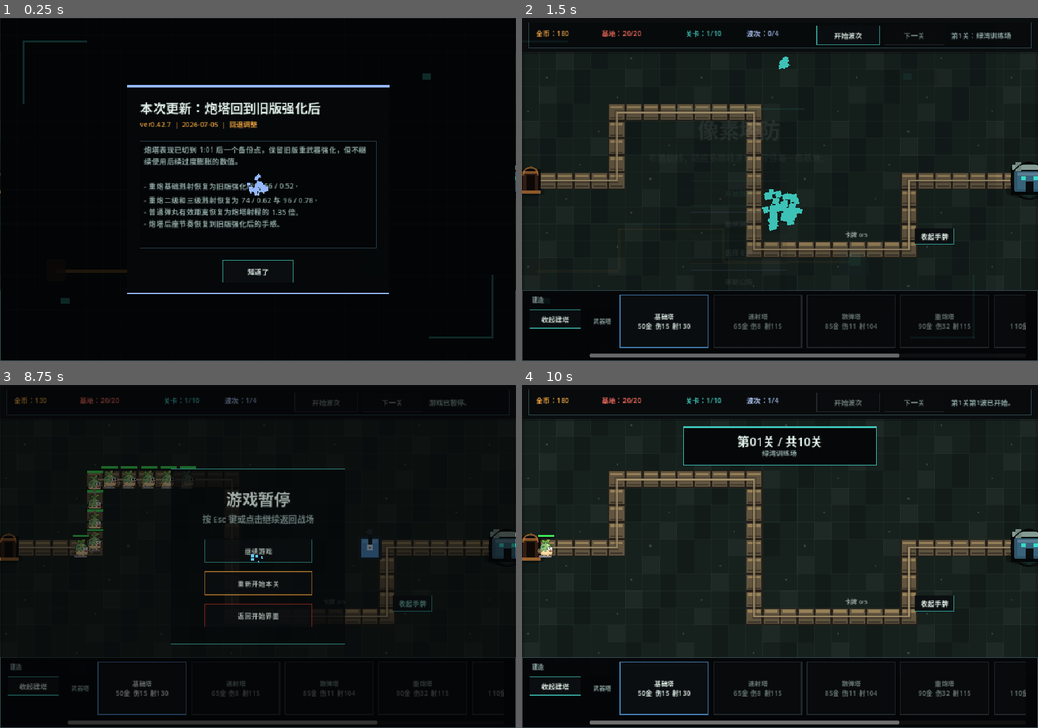
Above: before the commit, frames 1-4 (two rows, left to right).
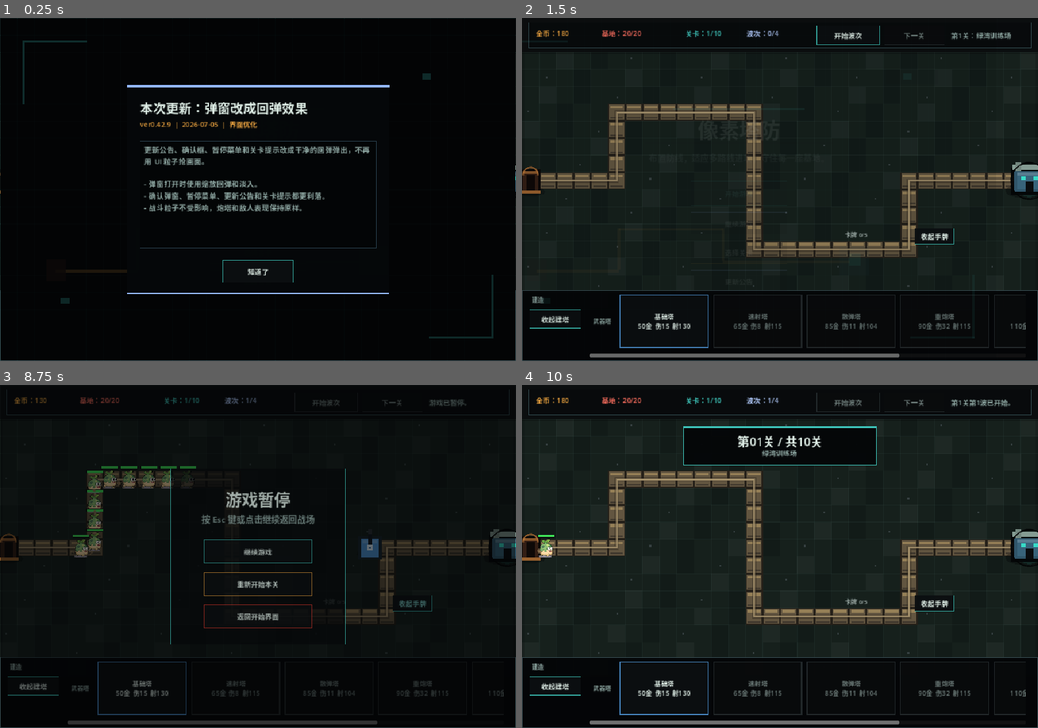
Above: after the commit, the same moments.

Repository: HiKokoro/Pixel-Tower-Defense
Game: Godot game, scene res://scenes/Main.tscn
Two runs of this game, one before a commit and one after it. Both use one fixed random seed, a clock stepped at 60 frames per second and the inputs below.
Inputs (mouse positions are in pixels of both pictures, inside the frame that each line leads up to):
- Up to frame 1 (0.25 s): no input
- Up to frame 2 (1.5 s): click "更新公告" at 0.5 s; click "开始游戏" at 1.25 s
- Up to frame 3 (8.75 s): click "开始波次" at 2 s; click "收起建塔" at 2.75 s; click "展开建塔" at 3.5 s; click "基础塔 50金 伤15 射130" at 4.25 s; tap Enter at 5 s; move the mouse to (371, 539) at 5.02 s; hold D 5.03-5.75 s; tap Tab at 5.1, 6.6, 8.1 s; click (371, 539) at 5.17 s; drag from (154, 573) to (232, 625) at 5.77 s; move the mouse to (309, 481) at 6.52 s; hold D 6.53-7.25 s; drag from (232, 625) to (103, 505) at 7.27 s; move the mouse to (412, 607) at 8.02 s; hold A from 8.03 s (still down); tap Escape at 8.65 s
- Up to frame 4 (10 s): release A at 8.75 s; click "重新开始本关" at 8.75 s; click "开始波次" at 9.5 s

The runs differ from the first frame. In frame 1, 3.9% of the frame differs, in the area x 27-72%, y 24-62%; in frame 2, 0.5%; in frame 3, 1.4%; in frame 4, nothing differs.

Commit message:
Replace UI popup particles with bounce animations

Diff:
--- a/scripts/GameUI.gd
+++ b/scripts/GameUI.gd
@@ -1,7 +1,5 @@
 extends CanvasLayer
 class_name GameUI
-
-const ParticleBurst := preload("res://scripts/ParticleBurst.gd")
 
 const TOWER_PANEL_OPEN_POSITION := Vector2(694.0, 78.0)
 const TOWER_PANEL_CLOSED_POSITION := Vector2(714.0, 78.0)
@@ -186,11 +184,13 @@
 var level_select_button: Button
 var update_announcement_button: Button
 var confirm_dialog_panel: Panel
+var confirm_dialog_card: Panel
 var confirm_dialog_title_label: Label
 var confirm_dialog_message_label: Label
 var confirm_dialog_confirm_button: Button
 var confirm_dialog_cancel_button: Button
 var update_announcement_popup: Panel
+var update_announcement_popup_card: Panel
 var update_announcement_popup_title_label: Label
 var update_announcement_popup_meta_label: Label
 var update_announcement_popup_body: RichTextLabel
@@ -213,6 +213,7 @@
 var end_restart_button: Button
 var end_main_menu_button: Button
 var pause_overlay: Panel
+var pause_menu_panel: Panel
 var pause_hint_label: Label
 var pause_resume_button: Button
 var pause_restart_button: Button
@@ -1100,7 +1101,6 @@
 	end_title_label.scale = Vector2.ONE * 0.82
 	_end_animation_time = 0.0
 	_end_animation_active = true
-	_spawn_ui_particles(Vector2(480.0, 300.0), title_color, 86, 150.0, _get_end_overlay_particle_name(title_color))
 
 
 func hide_end_overlay() -> void:
@@ -1118,7 +1118,7 @@
 	level_banner_panel.visible = true
 	level_banner_panel.position = Vector2(300.0, -70.0)
 	level_banner_panel.modulate.a = 0.0
-	_spawn_ui_particles(Vector2(480.0, 86.0), ACCENT, 24, 48.0, "LevelIntroParticles")
+	_play_popup_bounce(level_banner_panel, 0.86, 0.24)
 
 	_level_banner_tween = create_tween()
 	if delay > 0.0:
@@ -1150,7 +1150,7 @@
 	level_clear_panel.visible = true
 	level_clear_panel.position = Vector2(304.0, -142.0)
 	level_clear_panel.modulate.a = 0.0
-	_spawn_ui_particles(Vector2(480.0, 112.0), Color(0.42, 1.0, 0.62), 42, 72.0, "LevelClearParticles")
+	_play_popup_bounce(level_clear_panel, 0.84, 0.24)
 
 	_level_clear_tween = create_tween()
 	_level_clear_tween.tween_property(level_clear_panel, "position", Vector2(304.0, 92.0), 0.28).set_trans(Tween.TRANS_BACK).set_ease(Tween.EASE_OUT)
@@ -1193,7 +1193,7 @@
 		console_panel.modulate.a = 0.0 if animated else 1.0
 		console_input.grab_focus()
 		if animated:
-			_spawn_ui_particles(Vector2(480.0, 480.0), ACCENT, 18, 42.0, "ConsolePanelParticles")
+			_play_popup_bounce(console_panel, 0.96, 0.14)
 	else:
 		console_input.release_focus()
 
@@ -1223,11 +1223,20 @@
 	console_output.append_text(text + "\n")
 
 
+func _play_popup_bounce(target: Control, start_scale: float = 0.86, duration: float = 0.22) -> void:
+	if target == null:
+		return
+	target.pivot_offset = target.size * 0.5
+	target.scale = Vector2.ONE * start_scale
+	var tween := create_tween()
+	tween.set_pause_mode(Tween.TWEEN_PAUSE_PROCESS)
+	tween.tween_property(target, "scale", Vector2.ONE, duration).set_trans(Tween.TRANS_BACK).set_ease(Tween.EASE_OUT)
+
+
 func _spawn_ui_particles(screen_position: Vector2, color: Color, amount: int, radius: float, effect_name: String) -> void:
 	if ui_root == null:
 		return
 	_apply_ui_particle_profile(effect_name, amount, radius, color)
-	ParticleBurst.spawn(ui_root, screen_position, _ui_particle_config)
 
 
 func _get_end_overlay_particle_name(title_color: Color) -> String:
@@ -2227,12 +2236,12 @@
 		str(announcement.get("kind", "")),
 	]
 	update_announcement_popup_body.text = _format_update_announcement_body(announcement)
-	_show_update_panel(update_announcement_popup, Color(0.58, 0.72, 1.0), "UpdatePopupParticles")
+	_show_update_panel(update_announcement_popup, update_announcement_popup_card)
 
 
 func show_update_announcement_history() -> void:
 	_refresh_update_announcement_history()
-	_show_update_panel(update_announcement_history_panel, WARNING, "UpdateHistoryParticles")
+	_show_update_panel(update_announcement_history_panel, update_announcement_history_panel)
 
 
 func hide_update_announcement_popup(notify_dismissed: bool = false) -> void:
@@ -2301,7 +2310,7 @@
 	return bullets
 
 
-func _show_update_panel(panel: Panel, particle_color: Color, particle_name: String) -> void:
+func _show_update_panel(panel: Panel, bounce_target: Control = null) -> void:
 	if panel == null:
 		return
 	if _update_announcement_tween != null and _update_announcement_tween.is_valid():
@@ -2309,7 +2318,8 @@
 	panel.visible = true
 	panel.modulate.a = 0.0
 	panel.move_to_front()
-	_spawn_ui_particles(Vector2(480.0, 320.0), particle_color, 28, 70.0, particle_name)
+	var target := bounce_target if bounce_target != null else panel
+	_play_popup_bounce(target, 0.84, 0.24)
 	_update_announcement_tween = create_tween()
 	_update_announcement_tween.set_pause_mode(Tween.TWEEN_PAUSE_PROCESS)
 	_update_announcement_tween.tween_property(panel, "modulate:a", 1.0, 0.16)
@@ -2720,7 +2730,7 @@
 		var pending_effect_id := "%s:%s" % [str(_pending_card.get("id", "")), str(_pending_card.get("rarity", ""))]
 		if pending_effect_id != _pending_card_effect_id:
 			_pending_card_effect_id = pending_effect_id
-			_spawn_ui_particles(card_pending_panel.position + card_pending_panel.size * 0.5, _get_card_rarity_color(_pending_card), 28, 44.0, "PendingCardParticles")
+			_play_popup_bounce(card_pending_panel, 0.86, 0.20)
 	else:
 		_pending_card_effect_id = ""
 
@@ -3238,7 +3248,6 @@
 		return
 
 	var panel := _card_controls[index]
-	_spawn_ui_particles(panel.position + panel.size * 0.5, ACCENT, 24, 38.0, effect_name)
 	panel.mouse_filter = Control.MOUSE_FILTER_STOP
 	_drag_card_index = -1
 	_drag_card_control = null
@@ -3262,7 +3271,6 @@
 	for card_control in _card_controls:
 		if is_instance_valid(card_control):
 			card_control.mouse_filter = Control.MOUSE_FILTER_IGNORE
-	_spawn_ui_particles(panel.position + panel.size * 0.5, DANGER, 18, 28.0, "CardDiscardParticles")
 	var tween := create_tween()
 	tween.set_parallel(true)
 	tween.tween_property(panel, "position", panel.position + Vector2(0.0, 60.0), 0.16).set_trans(Tween.TRANS_CUBIC).set_ease(Tween.EASE_IN)
@@ -3275,7 +3283,6 @@
 func _set_build_panel_expanded(expanded: bool) -> void:
 	_build_panel_expanded = expanded
 	build_tower_button.text = _get_build_panel_toggle_text(expanded)
-	_spawn_ui_particles(Vector2(104.0, 588.0), ACCENT if expanded else TEXT_MUTED, 14, 24.0, "BuildPanelParticles")
 	if _build_panel_tween != null and _build_panel_tween.is_valid():
 		_build_panel_tween.kill()
 
@@ -3365,7 +3372,8 @@
 	pause_overlay.add_theme_stylebox_override("panel", _panel_style(Color(0.010, 0.014, 0.018, 0.82), Color(0.0, 0.0, 0.0, 0.0), 0))
 	root.add_child(pause_overlay)
 
-	var menu_panel := Panel.new()
+	pause_menu_panel = Panel.new()
+	var menu_panel := pause_menu_panel
 	menu_panel.position = Vector2(318.0, 156.0)
 	menu_panel.size = Vector2(324.0, 328.0)
 	menu_panel.mouse_filter = Control.MOUSE_FILTER_STOP
@@ -3419,7 +3427,8 @@
 	update_announcement_popup.add_theme_stylebox_override("panel", _panel_style(Color(0.010, 0.014, 0.018, 0.78), Color(0.0, 0.0, 0.0, 0.0), 0))
 	root.add_child(update_announcement_popup)
 
-	var popup_card := Panel.new()
+	update_announcement_popup_card = Panel.new()
+	var popup_card := update_announcement_popup_card
 	popup_card.position = Vector2(236.0, 126.0)
 	popup_card.size = Vector2(488.0, 388.0)
 	popup_card.mouse_filter = Control.MOUSE_FILTER_STOP
@@ -3513,7 +3522,8 @@
 	confirm_dialog_panel.add_theme_stylebox_override("panel", _panel_style(Color(0.010, 0.014, 0.018, 0.72), Color(0.0, 0.0, 0.0, 0.0), 0))
 	root.add_child(confirm_dialog_panel)
 
-	var dialog_card := Panel.new()
+	confirm_dialog_card = Panel.new()
+	var dialog_card := confirm_dialog_card
 	dialog_card.position = Vector2(260.0, 208.0)
 	dialog_card.size = Vector2(440.0, 224.0)
 	dialog_card.mouse_filter = Control.MOUSE_FILTER_STOP
@@ -3596,7 +3606,7 @@
 	confirm_dialog_message_label.text = message
 	confirm_dialog_panel.visible = true
 	confirm_dialog_panel.modulate.a = 0.0
-	_spawn_ui_particles(Vector2(480.0, 320.0), WARNING, 18, 42.0, "ConfirmDialogParticles")
+	_play_popup_bounce(confirm_dialog_card, 0.82, 0.22)
 	var tween := create_tween()
 	tween.set_pause_mode(Tween.TWEEN_PAUSE_PROCESS)
 	tween.tween_property(confirm_dialog_panel, "modulate:a", 1.0, 0.12)
@@ -3607,7 +3617,7 @@
 		_pause_overlay_tween.kill()
 	pause_overlay.visible = true
 	pause_overlay.modulate.a = 0.0
-	_spawn_ui_particles(Vector2(480.0, 320.0), Color(0.38, 0.78, 1.0), 20, 44.0, "PauseParticles")
+	_play_popup_bounce(pause_menu_panel, 0.86, 0.20)
 	_pause_overlay_tween = create_tween()
 	_pause_overlay_tween.set_pause_mode(Tween.TWEEN_PAUSE_PROCESS)
 	_pause_overlay_tween.tween_property(pause_overlay, "modulate:a", 1.0, 0.12)
@@ -3803,7 +3813,6 @@
 	start_overlay.position = Vector2.ZERO
 	level_select_panel.position = Vector2(960.0, 0.0)
 	level_select_panel.modulate.a = 0.0
-	_spawn_ui_particles(Vector2(760.0, 320.0), WARNING, 28, 58.0, "LevelSelectOpenParticles")
 
 	_screen_tween = create_tween()
 	_screen_tween.set_parallel(true)
@@ -3822,7 +3831,6 @@
 	level_select_panel.visible = true
 	start_overlay.position = Vector2(-180.0, 0.0)
 	start_overlay.modulate.a = 0.35
-	_spawn_ui_particles(Vector2(300.0, 320.0), ACCENT, 22, 46.0, "LevelSelectCloseParticles")
 
 	_screen_tween = create_tween()
 	_screen_tween.set_parallel(true)
@@ -3839,7 +3847,6 @@
 	_kill_screen_tween()
 	var level_was_visible := level_select_panel.visible
 	start_overlay.visible = true
-	_spawn_ui_particles(Vector2(480.0, 360.0), ACCENT, 38, 76.0, "StartGameParticles")
 
 	_screen_tween = create_tween()
 	_screen_tween.set_parallel(true)
--- a/scripts/UpdateAnnouncements.gd
+++ b/scripts/UpdateAnnouncements.gd
@@ -1,7 +1,7 @@
 extends RefCounted
 class_name UpdateAnnouncements
 
-const LATEST_ANNOUNCEMENT_FALLBACK_ID := "ver0.42.7"
+const LATEST_ANNOUNCEMENT_FALLBACK_ID := "ver0.42.9"
 const MAX_PLAYER_ANNOUNCEMENTS: int = 5
 
 
@@ -15,6 +15,19 @@
 static func get_recent_announcements() -> Array[Dictionary]:
 	var announcements: Array[Dictionary] = [
 		{
+			"id": "ver0.42.9",
+			"version": "ver0.42.9",
+			"date": "2026-07-05",
+			"kind": "界面优化",
+			"title": "弹窗改成回弹效果",
+			"summary": "更新公告、确认框、暂停菜单和关卡提示改成干净的回弹弹出，不再用 UI 粒子抢画面。",
+			"bullets": [
+				"弹窗打开时使用缩放回弹和淡入。",
+				"确认弹窗、暂停菜单、更新公告和关卡提示都更利落。",
+				"战斗粒子不受影响，炮塔和敌人表现保持原样。",
+			],
+		},
+		{
 			"id": "ver0.42.7",
 			"version": "ver0.42.7",
 			"date": "2026-07-05",
Not shown, changed: CHANGELOG.md
